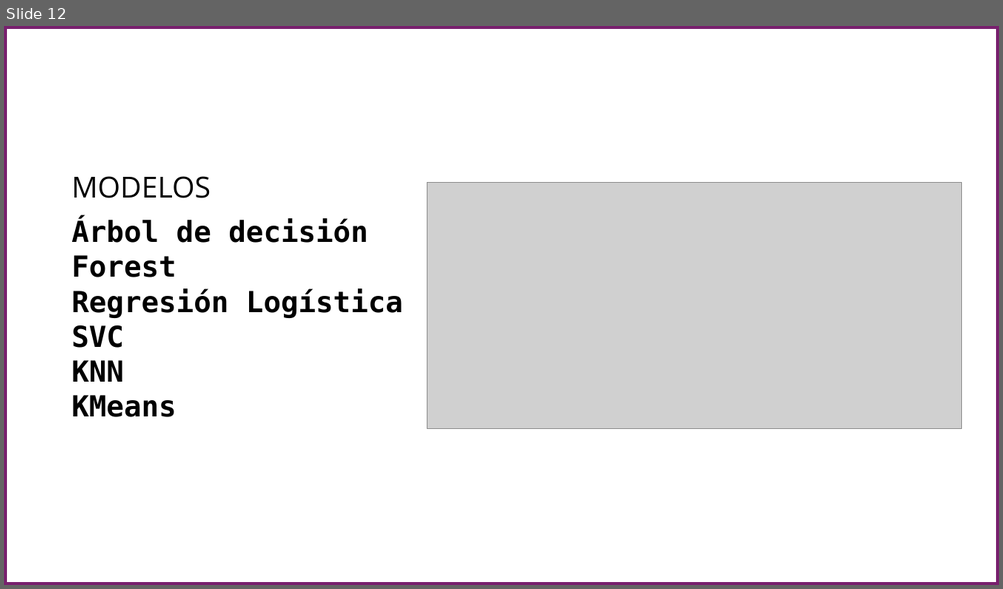
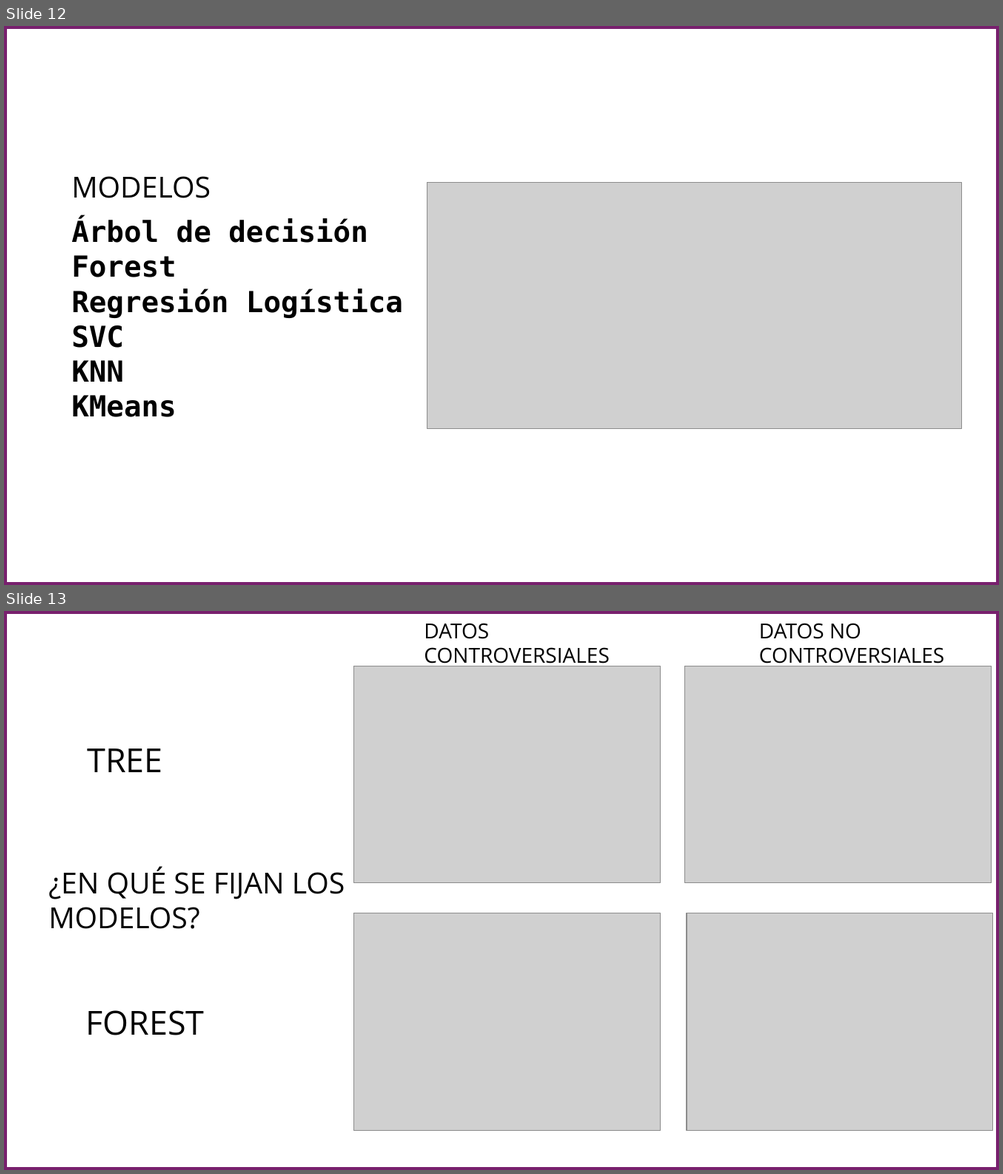
Before and after one commit to alejokawaii/DanielAlejandroSalcedoPerez_proyecto_final_ML, a slide deck: docs/Presentación1.pptx. Shown one above the other, each under a label of ours: slide 12 before the commit, slides 12 and 13 after it. The pictures are 1003x589 and 1003x1174 pixels, drawn with LibreOffice and Linux fonts; fonts in the diff are those of the drawing; grey boxes stand for pictures. Boxes give left, top, right and bottom in pixels: in the first picture for what was removed or moved away, otherwise in the second. Text is boxed around its words. In the diff, an @@ line names an element or a change of style, - is before the commit and + after.

```diff
--- a/docs/Presentación1.pptx
+++ b/docs/Presentación1.pptx
@@ slide 13 added at bbox=[4, 611, 999, 1170], background #FFFFFF @@
@@ rectangle added at bbox=[4, 611, 999, 1170], outline #78206E 6 pt @@
@@ text added at bbox=[424, 623, 609, 669], 20 pt, text #000000 @@
+DATOS CONTROVERSIALES
@@ text added at bbox=[759, 623, 944, 669], 20 pt, text #000000 @@
+DATOS NO CONTROVERSIALES
@@ picture added at bbox=[354, 667, 660, 883] @@
@@ picture added at bbox=[685, 667, 990, 883] @@
@@ text added at bbox=[87, 749, 162, 772], 32 pt, text #000000 @@
+TREE
@@ text added at bbox=[48, 867, 344, 929], 28 pt, text #000000 @@
+¿EN QUÉ SE FIJAN LOS MODELOS?
@@ picture added at bbox=[354, 913, 660, 1130] @@
@@ picture added at bbox=[687, 913, 993, 1130] @@
@@ text added at bbox=[86, 1011, 205, 1036], 32 pt, text #000000 @@
+FOREST
```
Also in this commit, not shown: 3 slides changed, 1 other slide added, 1 other file.
